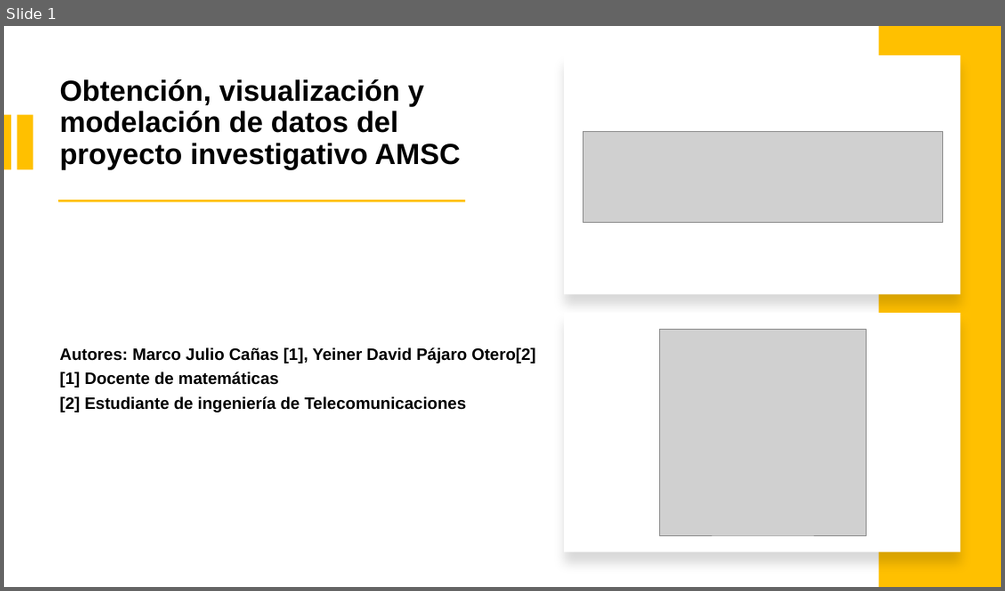
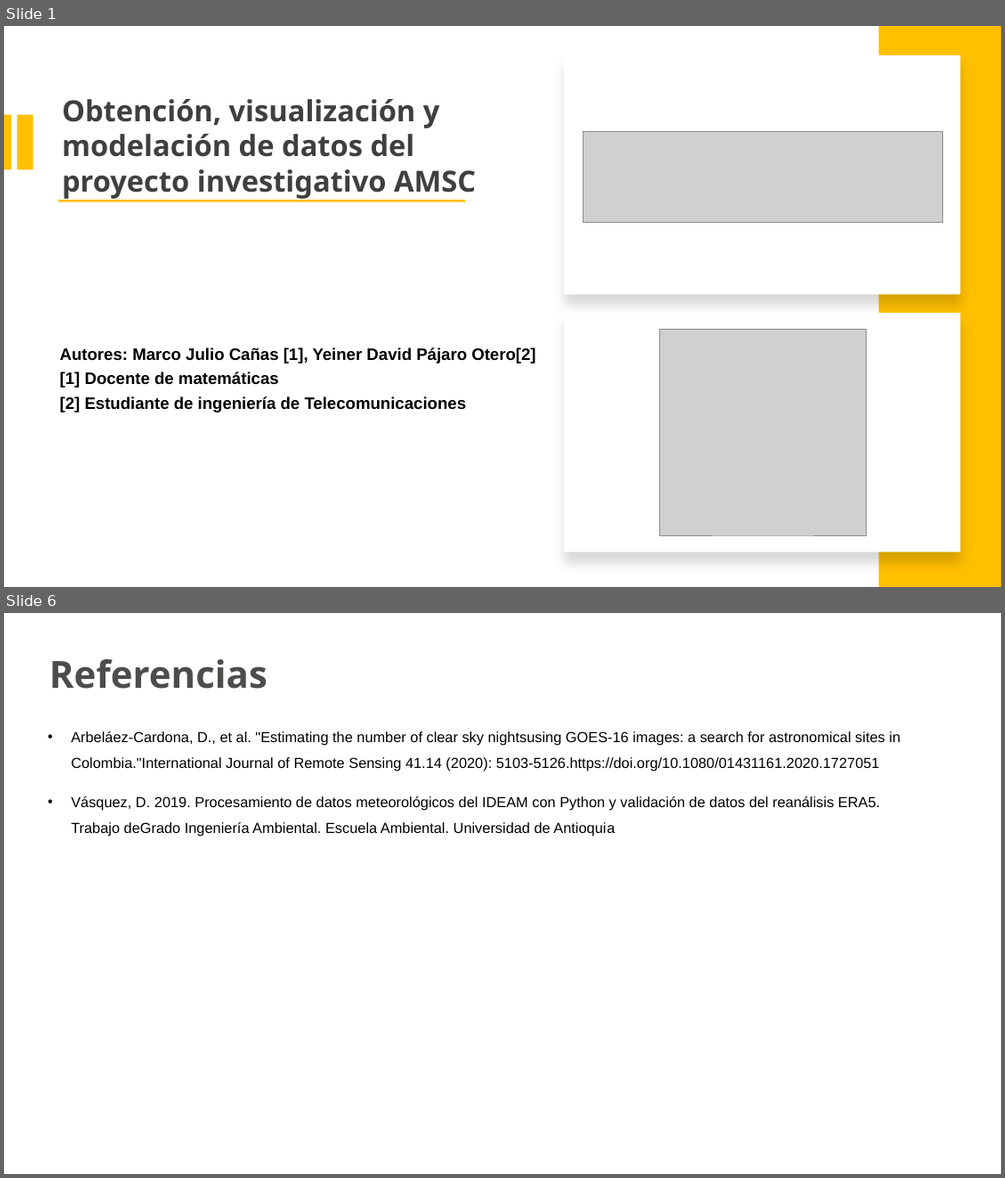
Before and after one commit to marco-canas/cumplea-os_oficina_docentes, a slide deck: ponencia_sena_obtencion_visualizacion_modelacion_AMSC/presentacion_yeiner_marco_obtencion_visualizacion_modelacion.pptx. Shown one above the other, each under a label of ours: slide 1 before the commit, slides 1 and 6 after it; the slides between them are not shown. The pictures are 1005x591 and 1005x1178 pixels, drawn with LibreOffice and Linux fonts; fonts in the diff are those of the drawing; grey boxes stand for pictures; background and template pictures are left out. Boxes give left, top, right and bottom in pixels: in the first picture for what was removed or moved away, otherwise in the second. Text is boxed around its words. In the diff, an @@ line names an element or a change of style, - is before the commit and + after.

```diff
--- a/ponencia_sena_obtencion_visualizacion_modelacion_AMSC/presentacion_yeiner_marco_obtencion_visualizacion_modelacion.pptx
+++ b/ponencia_sena_obtencion_visualizacion_modelacion_AMSC/presentacion_yeiner_marco_obtencion_visualizacion_modelacion.pptx
@@ slide 6 added at [4,613,1001,1174], background picture (left out) @@
@@ text added at [49,659,267,689], 36 pt, text #4D4D4C, bold @@
+Referencias
@@ text added at [71,731,900,836], 14 pt, text #000000 @@
+• Arbeláez-Cardona, D., et al. "Estimating the number of clear sky nightsusing GOES-16 images: a search for astronomical sites in Colombia."International Journal of Remote Sensing 41.14 (2020): 5103-5126.https://doi.org/10.1080/01431161.2020.1727051
+• Vásquez, D. 2019. Procesamiento de datos meteorológicos del IDEAM con Python y validación de datos del reanálisis ERA5. Trabajo deGrado Ingeniería Ambiental. Escuela Ambiental. Universidad de Antioquia
@@ slide 1 changed as well @@
@@ text "Obtención, visualización y modelación de ...": place and size @@
-text "Obtención, visualización y modelación de ..." at [60,79,461,169]
+text "Obtención, visualización y modelación de ..." at [62,99,476,199]
@@ text "Obtención, visualización y modelación de ..." at [62,99,476,199]: font Arial to Noto Sans, text colour #000000 to #3F3F3F; line spacing 0.9 to 1; less space between paragraphs; vertical alignment middle to top @@
```
Also in this commit, not shown: 1 other slide changed, 3 other slides added, 6 slides removed, 2 other files.
